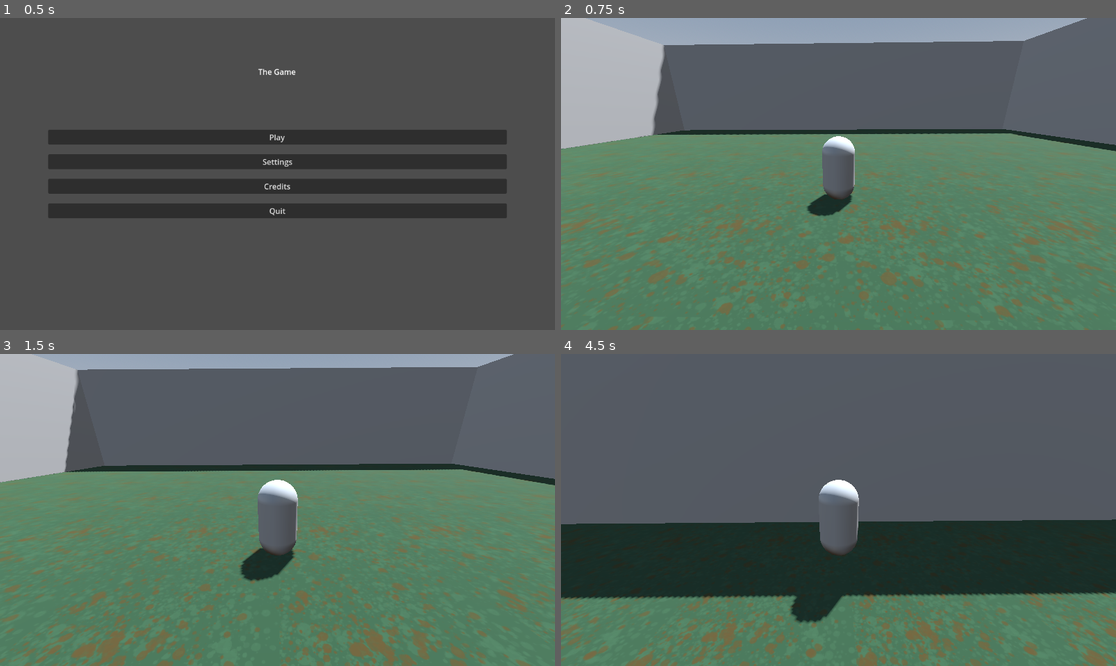
Above: before the commit, frames 1-4 (two rows, left to right).
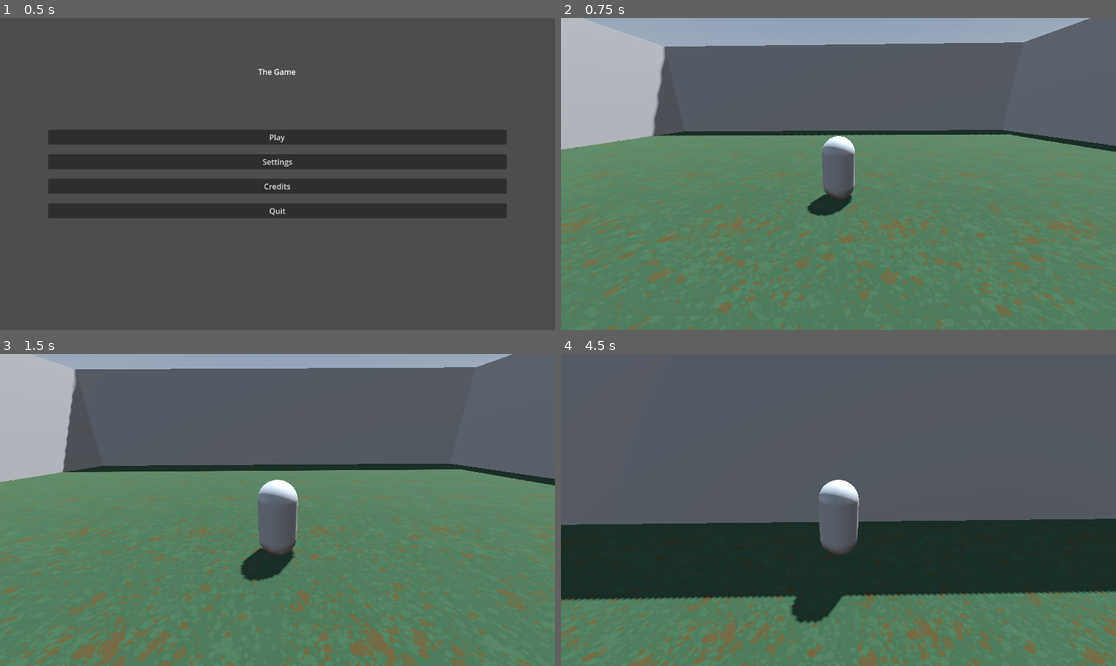
Above: after the commit, the same moments.

Repository: Zailef/GameOff2024
Game: Godot game, scene res://scenes/menus/main_menu/main_menu.tscn
Two runs of this game, one before a commit and one after it. Both use one fixed random seed, a clock stepped at 60 frames per second and the inputs below.
Inputs (mouse positions are in pixels of both pictures, inside the frame that each line leads up to):
- Up to frame 1 (0.5 s): no input
- Up to frame 2 (0.75 s): click "Play" at 0.5 s
- Up to frame 3 (1.5 s): tap Enter at 1.25 s; move the mouse to (305, 510) at 1.27 s; hold W (move_forwards) from 1.28 s (still down); tap Mouse wheel up (camera_zoom_in) at 1.35 s
- Up to frame 4 (4.5 s): keep holding W (move_forwards); tap Space (jump) at 1.52, 2.27, 3.77 s; move the mouse to (810, 510) at 2.02 s; tap Mouse wheel down (camera_zoom_out) at 2.1 s; move the mouse to (849, 503) at 2.77 s; tap E (interact) at 2.85 s; move the mouse to (832, 516) at 3.52 s; tap Shift (sprint) at 3.6 s; move the mouse to (877, 513) at 4.27 s; tap Mouse wheel up (camera_zoom_in) at 4.35 s

Frame 1 is identical in both runs. In frame 2, 1.3% of the frame differs, in the area x 0-100%, y 0-100%; in frame 3, 0.5%; in frame 4, 0.8%.

Commit message:
Add minor property tweaks to the player

Diff:
--- a/scenes/characters/player/player.gd
+++ b/scenes/characters/player/player.gd
@@ -9,11 +9,11 @@
 @export var sprint_modifier: float = 1.5
 @export var jump_velocity: float = 4.5
 @export var mouse_sensitivity: float = 0.001
-@export var camera_rotation_speed: float = 15.0
-@export var player_rotation_speed: float = 100.0
+@export var camera_rotation_speed: float = 20.0
+@export var player_rotation_speed: float = 125.0
 
-@export var min_camera_yaw: float = -45
-@export var max_camera_yaw: float = 45
+@export var min_camera_yaw: float = -60
+@export var max_camera_yaw: float = 60
 @export var camera_zoom_speed: float = 4.0
 @export var camera_zoom_min_distance: float = 3.0
 @onready var camera_zoom_max_distance: float = spring_arm.spring_length
--- a/scenes/characters/player/player.tscn
+++ b/scenes/characters/player/player.tscn
@@ -2,7 +2,9 @@
 
 [ext_resource type="Script" path="res://scenes/characters/player/player.gd" id="1_5m5gm"]
 
-[sub_resource type="CapsuleShape3D" id="CapsuleShape3D_6b6ep"]
+[sub_resource type="SphereShape3D" id="SphereShape3D_4faco"]
+margin = 0.1
+radius = 1.0
 
 [sub_resource type="CapsuleMesh" id="CapsuleMesh_ffkop"]
 
@@ -20,7 +22,7 @@
 script = ExtResource("1_5m5gm")
 
 [node name="CollisionShape3D" type="CollisionShape3D" parent="."]
-shape = SubResource("CapsuleShape3D_6b6ep")
+shape = SubResource("SphereShape3D_4faco")
 
 [node name="PlayerBody" type="MeshInstance3D" parent="."]
 mesh = SubResource("CapsuleMesh_ffkop")
